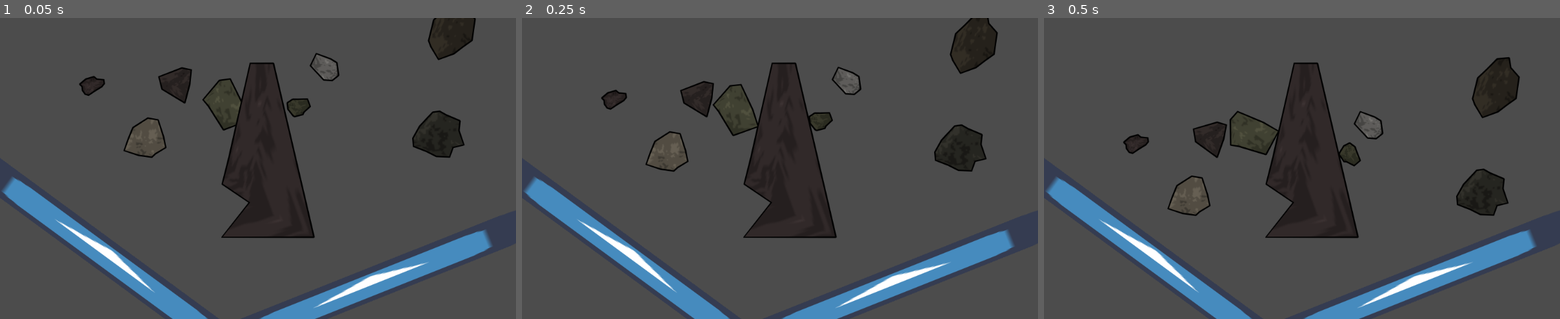
Above: before the commit, frames 1-3 (left to right).
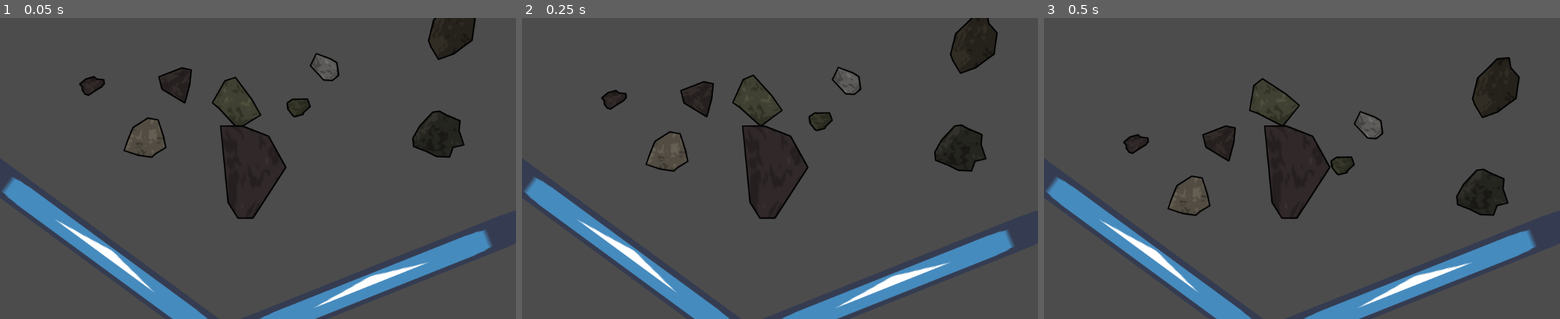
Above: after the commit, the same moments.

Repository: ebrahimebrahim/knock-the-rock
Game: Godot game, scene res://Main.tscn
Two runs of this game, one before a commit and one after it. Both use one fixed random seed, a clock stepped at 60 frames per second and the inputs below. The engine's default icon, where the game draws it, is replaced by a stand-in: a white triangle on a blue panel in a dark square.
Inputs:
- Up to frame 1 (0.05 s): no input
- Up to frame 2 (0.25 s): no input
- Up to frame 3 (0.5 s): no input

The runs differ from the first frame. In frame 1, 5.2% of the frame differs, in the area x 39-61%, y 14-74%; in frame 2, 5.8%; in frame 3, 6.8%, in the area x 28-62%, y 14-74%.

Commit message:
somewhat fix boulder vertices

Diff:
--- a/ktr/Boulder.gd
+++ b/ktr/Boulder.gd
@@ -44,22 +44,25 @@
 	var dt = 2*PI/n
 	var mini_r = r*sin(dt/2)
 	var new_vert = Vector2(0,0)
-	var stretch = exp(rand_range(0.5,0.6)) # boulders are always stretched
 #	var rot = rand_range(0,2*PI) -- unlike rocks, boulders do not get a random rotation
 	for i in range(n):
-		var mini_c = r*Vector2(cos(dt*(i+0.5)),sin(dt*(i+0.5))) # the -0.5 on the i rotates the minicircles to put pairs on top and bottom
+		var mini_c = r*Vector2(cos(dt*(i-0.5)+(PI/2)),sin(dt*(i-0.5)+(PI/2))) # the -0.5 on the i rotates the minicircles to put pairs on top and bottom
 		while(new_vert.distance_to(mini_c) >= mini_r):
 			new_vert = Vector2(rand_range(mini_c.x-mini_r,mini_c.x+mini_r),rand_range(mini_c.y-mini_r,mini_c.y+mini_r))
-		new_vert.y *= stretch # boulders are stretched in the y direction
-#		new_vert = new_vert.rotated(rot) -- unlike rocks, boulders do not get a random rotation
 		vertices.push_back(new_vert)
 
-	vertices[0].y += 3*mini_r*stretch
+#	vertices[0].y -= 2*mini_r
 	vertices[1].y = vertices[0].y
-	vertices[0].x += 3*mini_r
-	vertices[1].x -= 3*mini_r
-	vertices[-1].y -= 3*mini_r*stretch
-	vertices[-2].y = vertices[-1].y
+
+#	vertices[0].x += mini_r
+#	vertices[1].x -= 3*mini_r
+
+#	vertices[n/2+1].y += mini_r
+	vertices[n/2].y = vertices[n/2+1].y
+
+	var stretch = exp(rand_range(0.5,0.7)) # boulders are always stretched
+	for i in range(len(vertices)):
+		vertices[i].y *= stretch
 
 	for i in range(n):
 		texture_uvs.push_back(0.5*(Vector2(cos(dt*(i-0.5)),sin(dt*(i-0.5))) + Vector2(1,1))) # -0.5 on i matches as above
